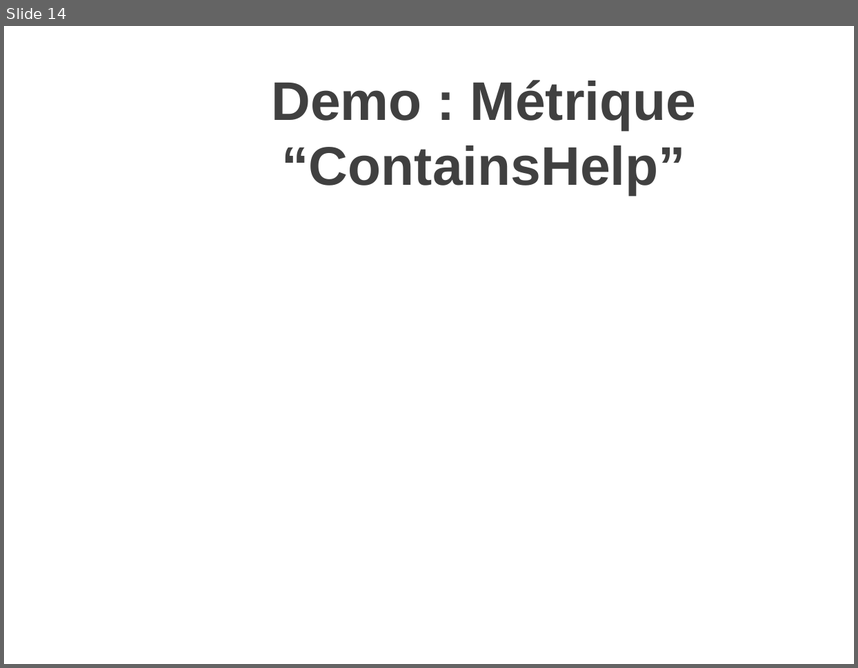
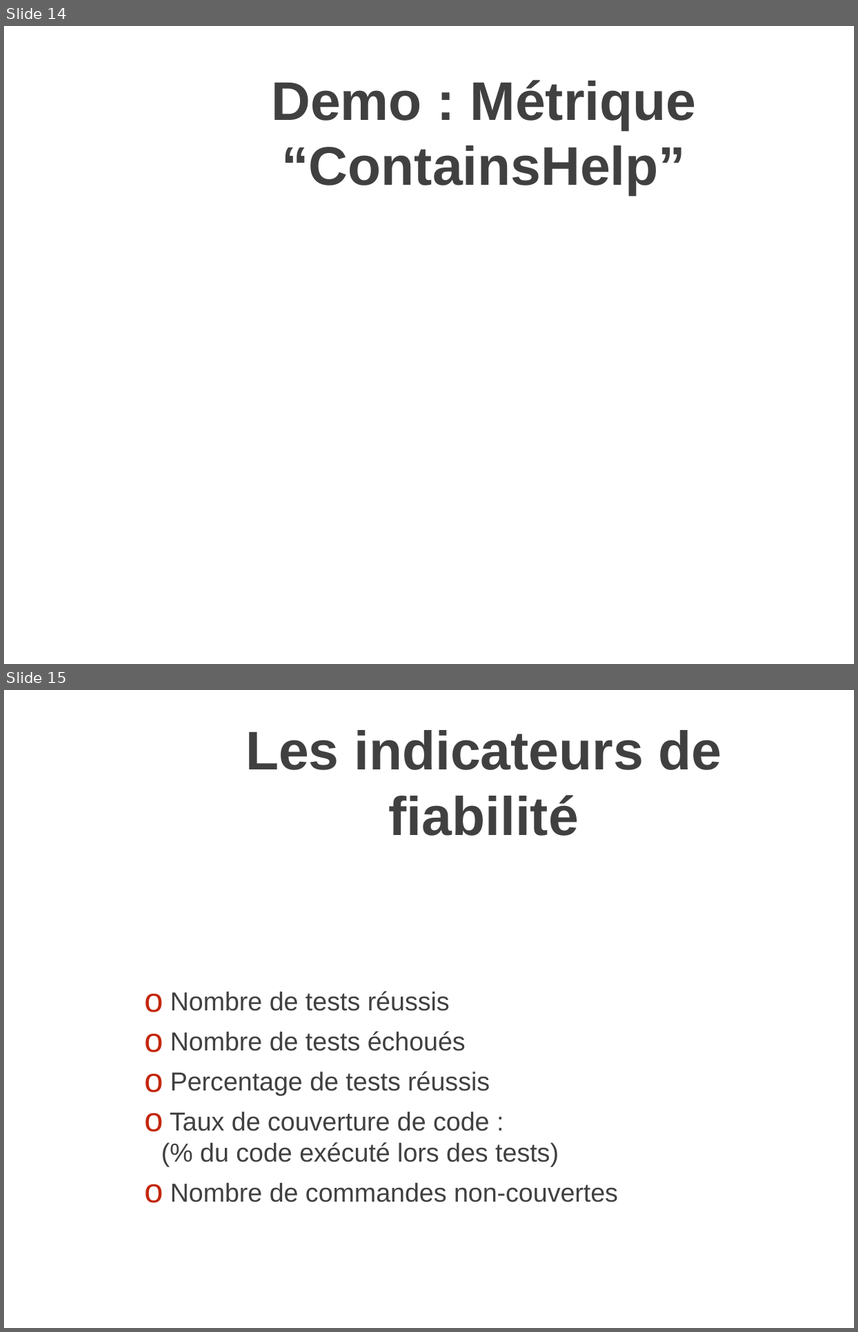
Before and after one commit to MathieuBuisson/FrPSUG-PSCodeHealth, a slide deck: Qualite de code et PSCodeHealth.pptx. Shown one above the other, each under a label of ours: slide 14 before the commit, slides 14 and 15 after it. The pictures are 858x668 and 858x1332 pixels, drawn with LibreOffice and Linux fonts; fonts in the diff are those of the drawing; background and template pictures are left out. Boxes give left, top, right and bottom in pixels: in the first picture for what was removed or moved away, otherwise in the second. Text is boxed around its words. In the diff, an @@ line names an element or a change of style, - is before the commit and + after.

```diff
--- a/Qualite de code et PSCodeHealth.pptx
+++ b/Qualite de code et PSCodeHealth.pptx
@@ slide 15 added at (4, 690, 854, 1328), background picture (left out) @@
@@ title added at (245, 730, 722, 836), 46 pt, text gradient #000000 to #404040 to #212745, bold @@
+Les indicateurs de fiabilité
@@ text added at (170, 991, 618, 1202), 22 pt, text #404040 @@
+o Nombre de tests réussis
+o Nombre de tests échoués
+o Percentage de tests réussis
+o Taux de couverture de code :
+  (% du code exécuté lors des tests)
+o Nombre de commandes non-couvertes
```
Also in this commit, not shown: 2 other slides added, 1 other file.
